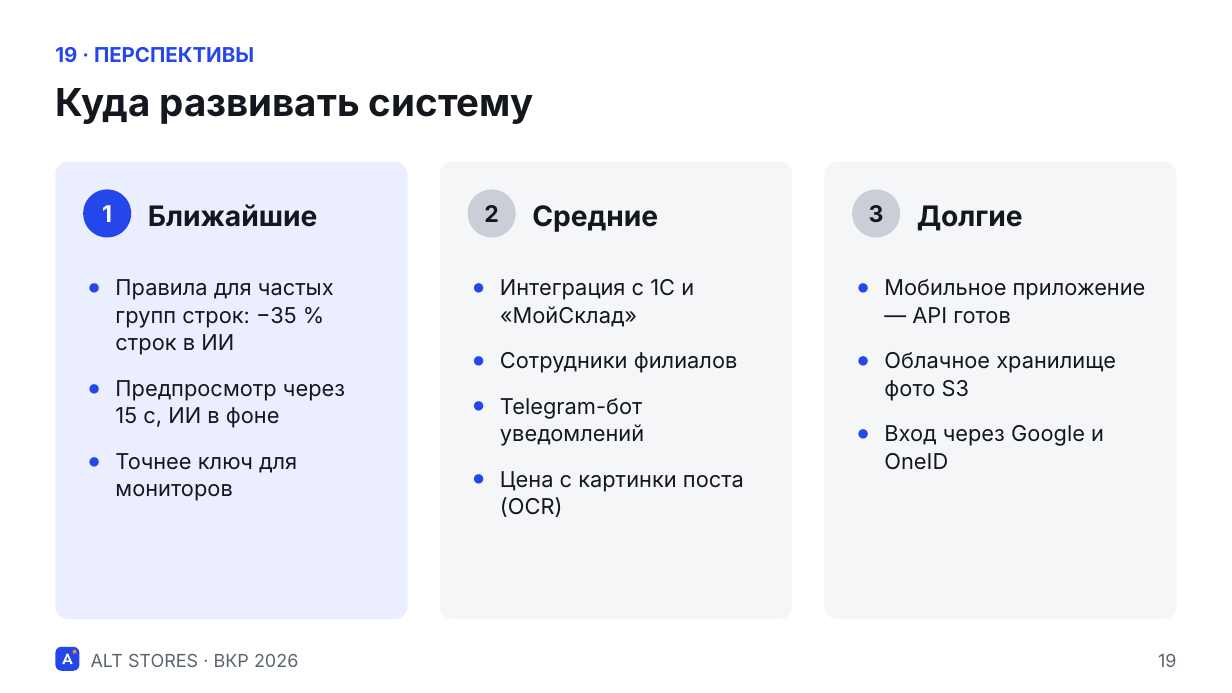
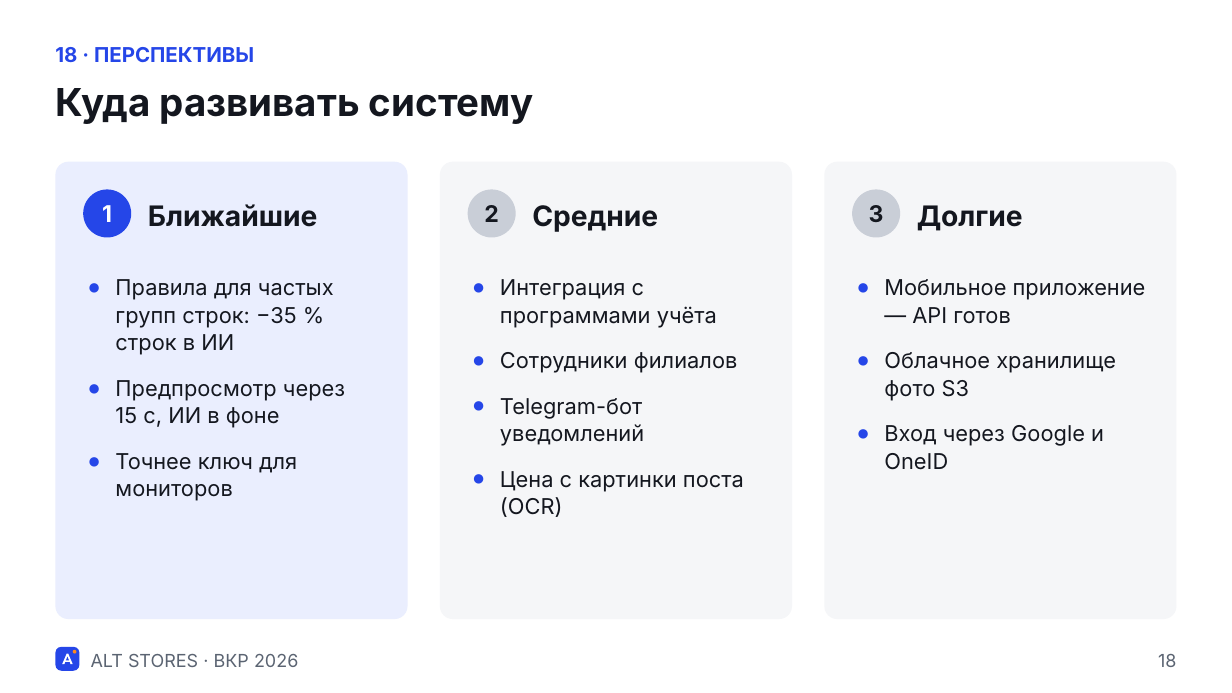
Before and after one commit to AzizArgon/alt-stores, a slide deck: slide 18 of docs/presentation/ALT_STORES_defense.pptx (slide 19 before the commit). Drawn at 1232x693 pixels with LibreOffice and Linux fonts; fonts in the diff are those of the drawing. Boxes give left, top, right and bottom in pixels: in the first picture for what was removed or moved away, otherwise in the second. Text is boxed around its words. In the diff, an @@ line names an element or a change of style, - is before the commit and + after.

```diff
--- a/docs/presentation/ALT_STORES_defense.pptx
+++ b/docs/presentation/ALT_STORES_defense.pptx
@@ text at (55,47,254,62): text changed @@
-19 · ПЕРСПЕКТИВЫ
+18 · ПЕРСПЕКТИВЫ
@@ text at (500,279,717,328): text changed @@
-● Интеграция с 1С и «МойСклад»
+● Интеграция с программами учёта
@@ text at (1158,654,1176,667): text changed @@
-19
+18
```
Also in this commit, not shown: 12 other slides changed, 3 slides removed, 25 other files.
